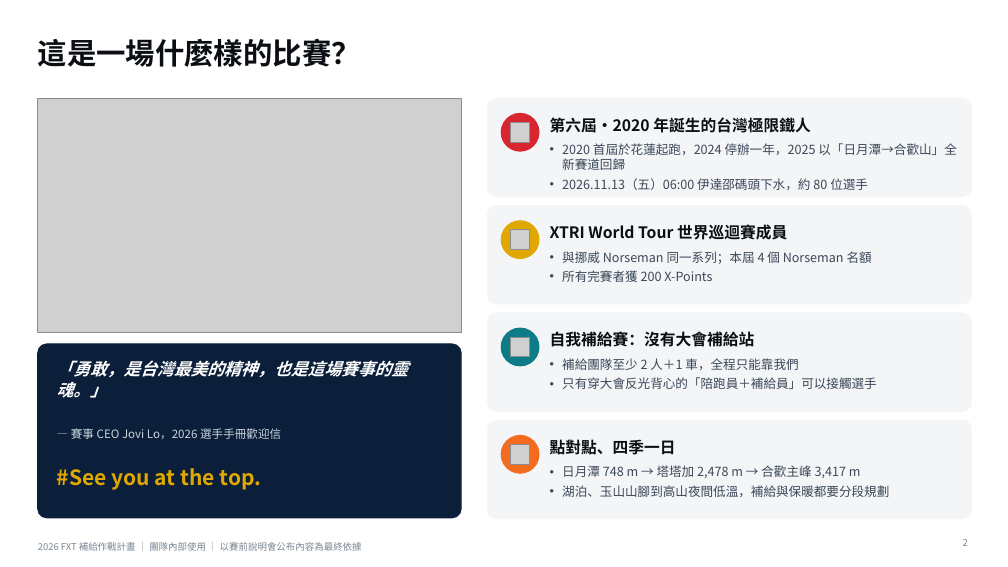
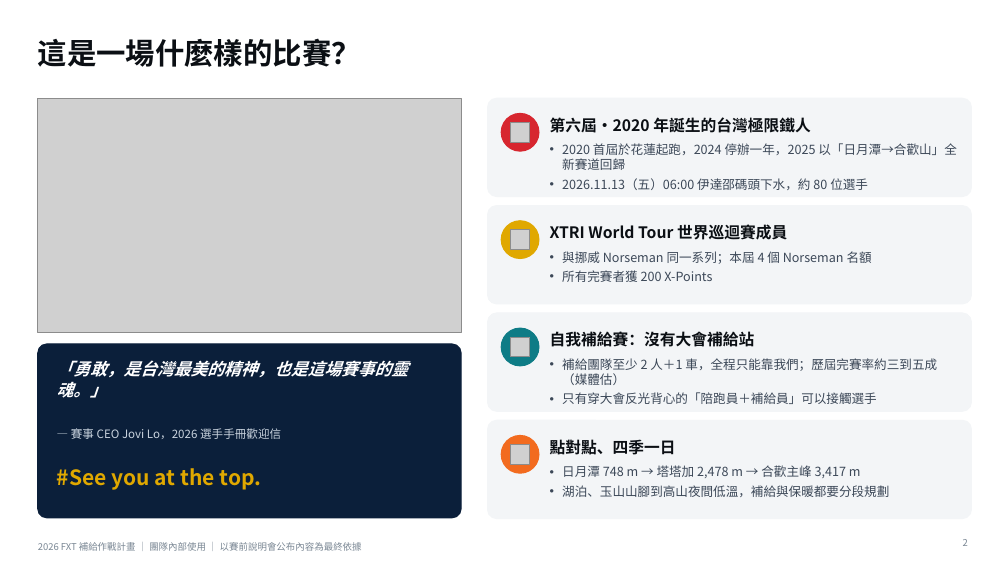
Before and after one commit to powermovebboy-sys/Race-site, a slide deck: slide 2 of deck/2026_FXT_補給作戰計畫.pptx. Drawn at 1008x567 pixels with LibreOffice and Linux fonts; fonts in the diff are those of the drawing; grey boxes stand for pictures. Boxes give left, top, right and bottom in pixels: in the first picture for what was removed or moved away, otherwise in the second. Text is boxed around its words. In the diff, an @@ line names an element or a change of style, - is before the commit and + after.

```diff
--- a/deck/2026_FXT_補給作戰計畫.pptx
+++ b/deck/2026_FXT_補給作戰計畫.pptx
@@ text at (562, 358, 937, 385): text changed @@
-• 補給團隊至少 2 人＋1 車，全程只能靠我們
+• 補給團隊至少 2 人＋1 車，全程只能靠我們；歷屆完賽率約三到五成（媒體估）
```
Also in this commit, not shown: 23 other slides changed, 9 other files.
